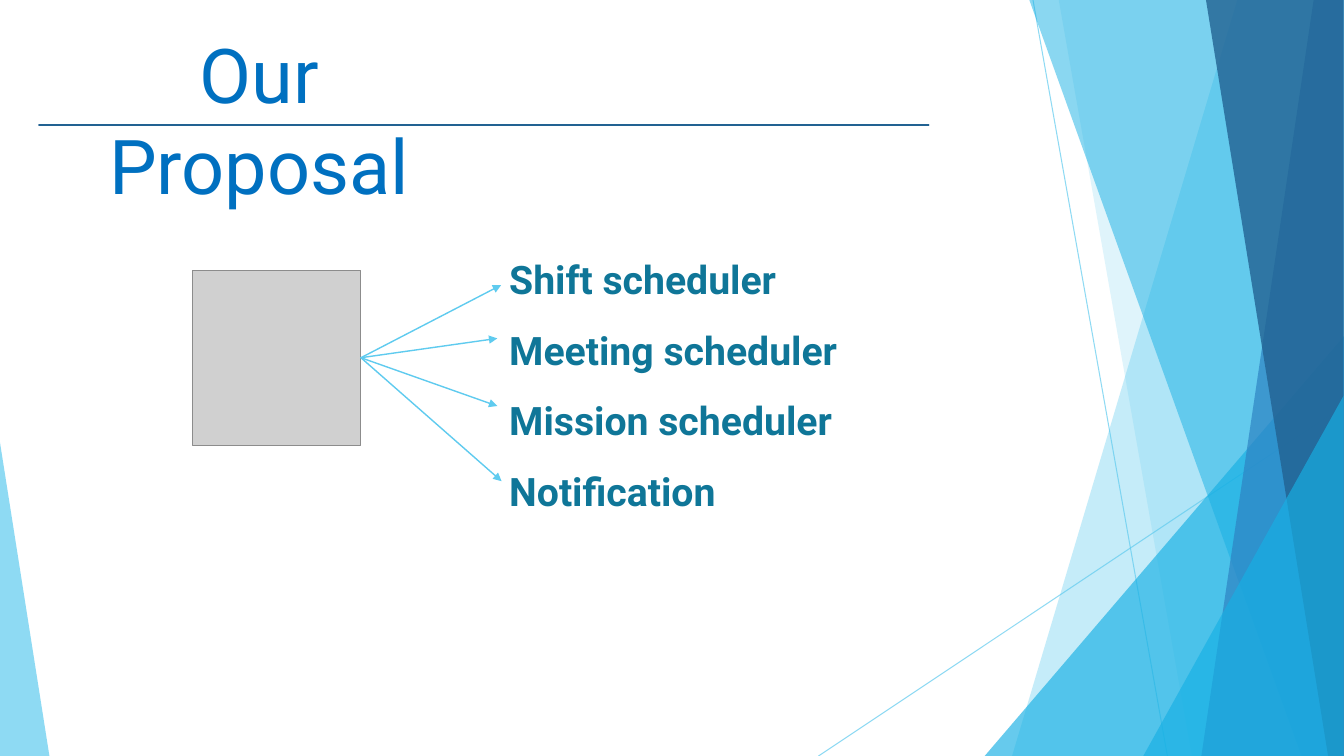
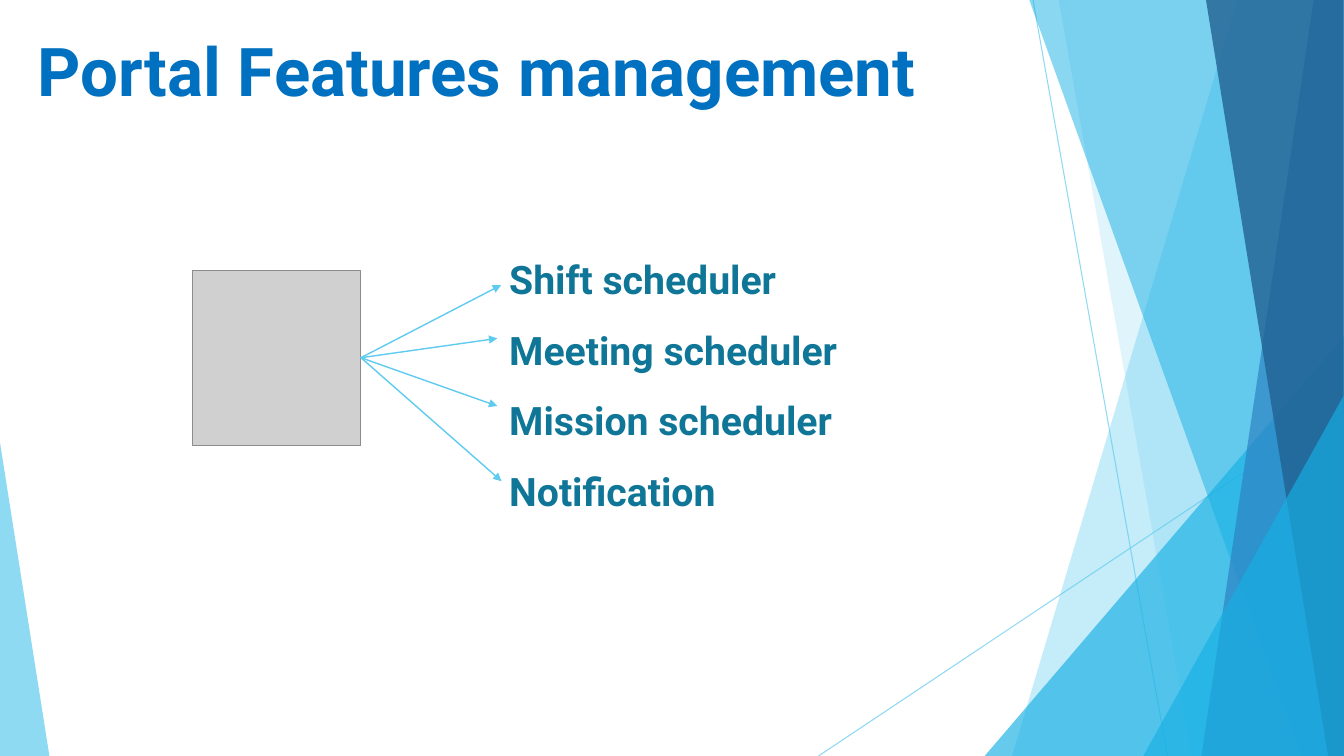
Before and after one commit to linhmimoza/Hospital_PortalExtra, a slide deck: slide 15 of Hospital.pptx (slide 12 before the commit). Drawn at 1344x756 pixels with LibreOffice and Linux fonts; fonts in the diff are those of the drawing; grey boxes stand for pictures. Boxes give left, top, right and bottom in pixels: in the first picture for what was removed or moved away, otherwise in the second. Text is boxed around its words. In the diff, an @@ line names an element or a change of style, - is before the commit and + after.

```diff
--- a/Hospital.pptx
+++ b/Hospital.pptx
@@ text added at (38, 45, 915, 110), 48 pt, text #0070C0, bold @@
+Portal Features management
@@ text removed at (109, 48, 409, 210) @@
-Our Proposal
@@ line removed from (39, 125) to (929, 125) @@
```
Also in this commit, not shown: 5 other slides changed, 8 slides added, 3 slides removed, 4 other files.
